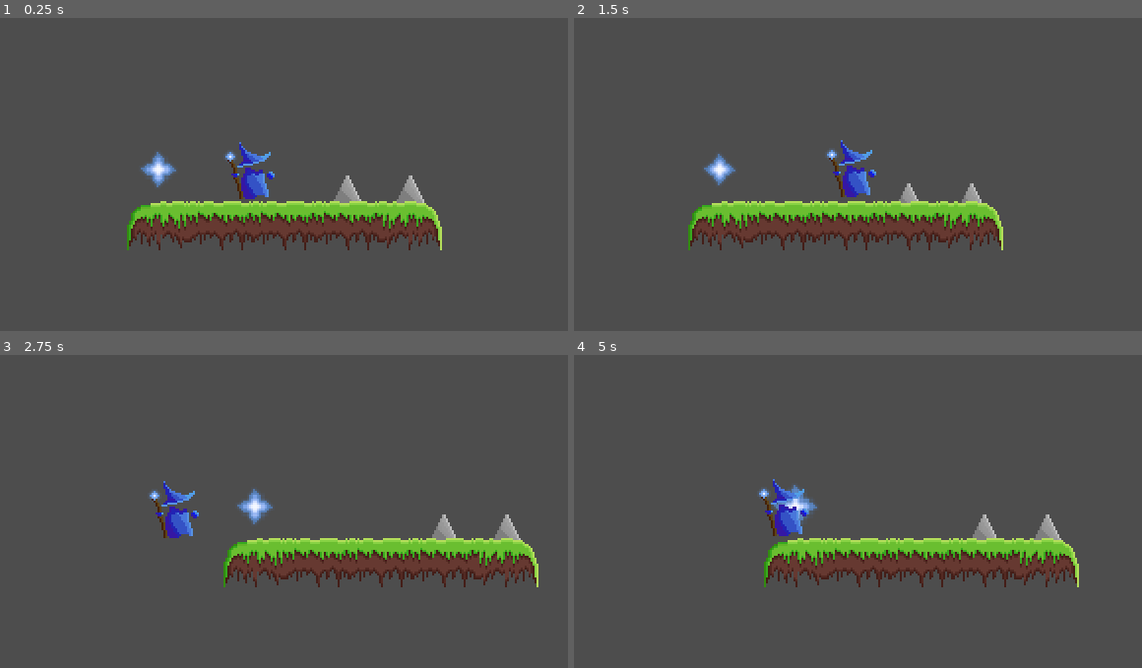
Above: before the commit, frames 1-4 (two rows, left to right).
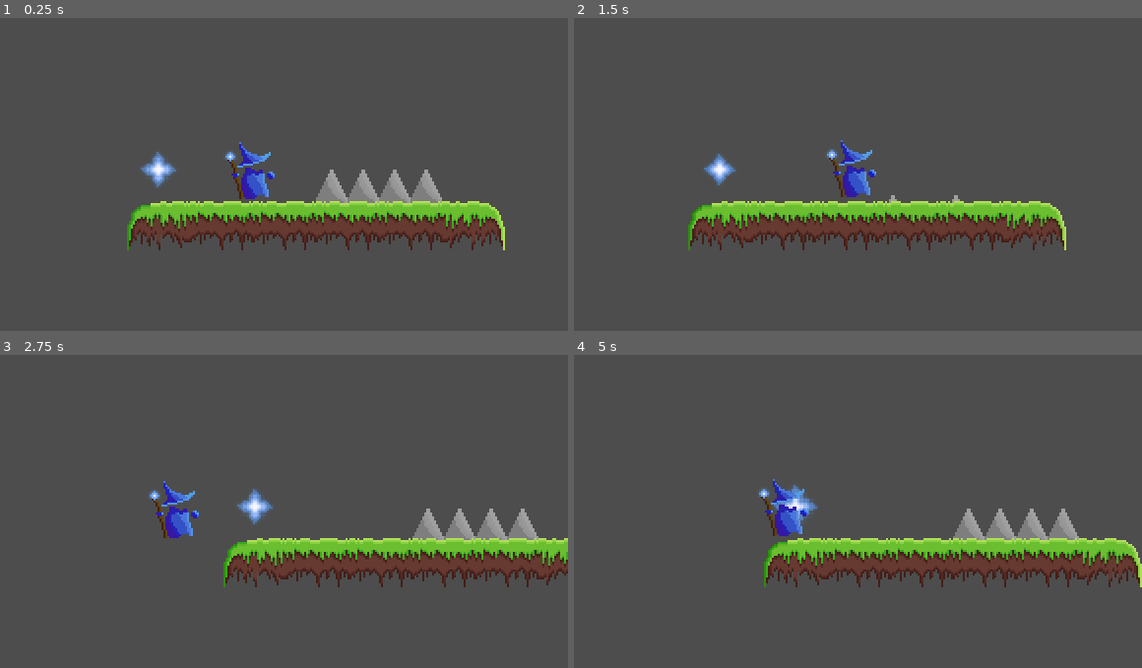
Above: after the commit, the same moments.

Repository: morganlabs-college/barrys-adventure
Game: Godot game, scene res://levels/main.tscn
The game is run twice, just before and just after one commit, with the same random seed, the same clock (stepped at 60 frames per second) and the same inputs.
Inputs:
- Up to frame 1 (0.25 s): no input
- Up to frame 2 (1.5 s): hold Shift (Sprint) 0.53-1.28 s; hold Right (Right) from 0.53 s (still down); tap Space (Jump) at 0.77 s; tap Shift (Sprint) at 1.35 s
- Up to frame 3 (2.75 s): tap Space (Jump) at 1.52 s; release Right (Right) at 2.03 s; hold Left (Left) from 2.03 s (still down); hold Shift (Sprint) from 2.03 s (still down)
- Up to frame 4 (5 s): release Left (Left) at 2.78 s; release Shift (Sprint) at 2.78 s; hold Right (Right) 2.78-4.28 s; tap Shift (Sprint) at 2.85, 4.35 s; tap Space (Jump) at 3.02, 3.77, 4.52 s; hold Shift (Sprint) 3.53-4.28 s; hold Left (Left) from 4.28 s (still down)

The runs differ from the first frame. In frame 1, 3.3% of the frame differs, in the area x 55-89%, y 48-75%; in frame 2, 2.2%; in frame 3, 2.6%; in frame 4, 3.2%.

Commit message:
fix: use two spikes per sprite instead of 1
This allows multiple spikes to be placed continuously next to each other.

Diff:
--- a/src/levels/main.tscn
+++ b/src/levels/main.tscn
@@ -1,4 +1,4 @@
-[gd_scene load_steps=11 format=3 uid="uid://cq8rdtnkftcof"]
+[gd_scene load_steps=11 format=4 uid="uid://cq8rdtnkftcof"]
 
 [ext_resource type="PackedScene" uid="uid://b7qnu5d6ca3rh" path="res://components/player/player.tscn" id="1_jf0et"]
 [ext_resource type="Texture2D" uid="uid://bmtev2k1iday6" path="res://assets/test.png" id="2_rhx5p"]
@@ -48,17 +48,17 @@
 [node name="Ground" type="TileMapLayer" parent="Environment"]
 z_index = 1
 use_parent_material = true
-tile_map_data = PackedByteArray(0, 0, 254, 255, 1, 0, 3, 0, 0, 0, 0, 0, 0, 0, 255, 255, 1, 0, 3, 0, 2, 0, 0, 0, 0, 0, 0, 0, 1, 0, 3, 0, 2, 0, 0, 0, 0, 0, 2, 0, 1, 0, 3, 0, 1, 0, 0, 0, 0, 0, 1, 0, 1, 0, 3, 0, 2, 0, 0, 0, 0, 0)
+tile_map_data = PackedByteArray("AAD+/wEAAwAAAAAAAAD//wEAAwACAAAAAAAAAAEAAwACAAAAAAACAAEAAwACAAAAAAABAAEAAwACAAAAAAADAAEAAwABAAAAAAA=")
 tile_set = SubResource("TileSet_u5ga4")
 
 [node name="Killzones" type="TileMapLayer" parent="Environment"]
 use_parent_material = true
-tile_map_data = PackedByteArray(0, 0, 1, 0, 0, 0, 1, 0, 0, 0, 0, 0, 1, 0, 2, 0, 0, 0, 1, 0, 0, 0, 0, 0, 1, 0)
+tile_map_data = PackedByteArray("AAABAAAAAQAAAAAAAQACAAAAAQAAAAAAAQA=")
 tile_set = SubResource("TileSet_u5ga4")
 
 [node name="Items" type="TileMapLayer" parent="Environment"]
 use_parent_material = true
-tile_map_data = PackedByteArray(0, 0, 254, 255, 0, 0, 0, 0, 0, 0, 0, 0, 1, 0)
+tile_map_data = PackedByteArray("AAD+/wAAAAAAAAAAAQA=")
 tile_set = SubResource("TileSet_u5ga4")
 
 [node name="Killzone" parent="Environment" instance=ExtResource("3_geksk")]
Binary file changed: src/assets/killzones/spike.png
Not shown: 2 places in src/components/spike/spike.tscn that only renumber resources
Not shown, changed: assets/final/killzones/spike.ase
